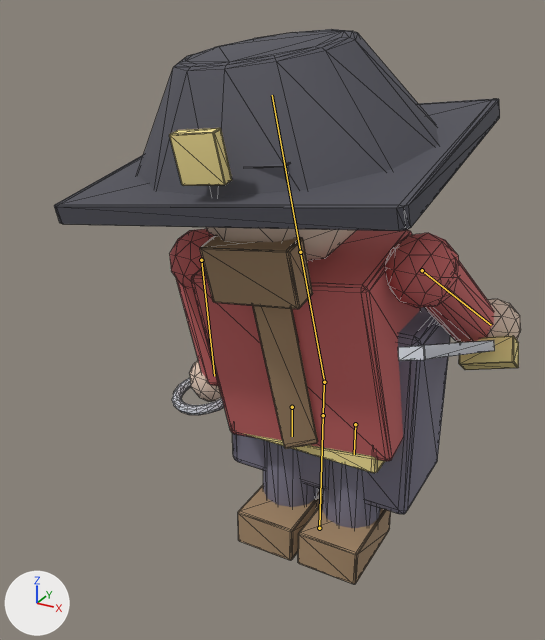
What one commit did to the glTF model adalides/assets/models/pirata.glb.
One viewpoint serves both versions: a 50 mm camera at (0.852, -1.882, 1.56) aimed at (-0.098, -0.154, 0.696). Arrows for +X, +Y and +Z are at lower left; the lights stay in place. The picture after the commit comes second. Both versions are drawn at frame 10 of the action 'attack'; the numbers are the values there. The bones that bend it are drawn over the model as lines. Mesh edges are drawn as thin lines.

Objects in the first picture: 'pirata'.
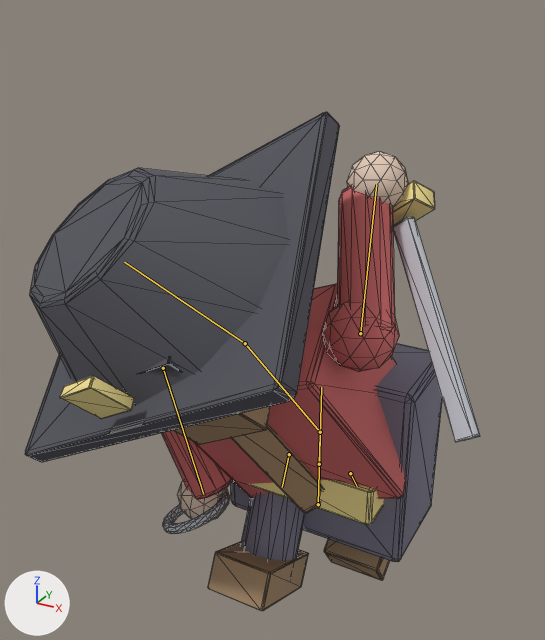
The change in detail:
Bone 'root' (bone_root) moves from (0.0, -0.111, 0.0) to (0.0, 0.0, 0.02).
Bone 'hips' (bone_hips) moves from (0.0, 0.0, 0.0) to (0.0, -0.28, 0.0).
Bone 'leg.L' (bone_leg_l) turns from (0, 0, 0) to (-25, 0, 0) degrees about its own x, y and z.
Bone 'leg.R' (bone_leg_r) turns from (0, 0, 0) to (35, 0, 0) degrees about its own x, y and z.
Bone 'spine' (bone_spine) turns from (9, 0, 7) to (28, 0, 22) degrees about its own x, y and z.
Bone 'arm.L' (bone_arm_l) turns from (0, 0, 0) to (-30, 0, 0) degrees about its own x, y and z.
Bone 'arm.R' (bone_arm_r) turns from (41, 0, 0) to (110, 0, 0) degrees about its own x, y and z.
Bone 'head' (bone_head) turns from (0, 0, 0) to (10, 0, 8) degrees about its own x, y and z.

Boxes [x1, y1, x2, y2] around the edits, measured in the pictures (545 x 640 px):
'pirata', posed (10% shorter): before [54, 29, 521, 584]; after [25, 112, 480, 611]
bone 'root', root to tip: before (319, 528) to (323, 415); after (318, 504) to (321, 387)
bone 'hips', root to tip: before (323, 415) to (324, 384); after (319, 464) to (320, 434)
bone 'leg.L', root to tip: before (292, 407) to (292, 436); after (289, 454) to (282, 487)
bone 'leg.R', root to tip: before (355, 424) to (354, 454); after (350, 473) to (357, 486)
bone 'spine', root to tip: before (324, 382) to (300, 252); after (320, 432) to (245, 343)
bone 'arm.L', root to tip: before (201, 260) to (214, 376); after (163, 368) to (203, 494)
bone 'arm.R', root to tip: before (422, 270) to (491, 325); after (360, 333) to (376, 184)
bone 'head', root to tip: before (300, 252) to (272, 95); after (245, 343) to (124, 262)
